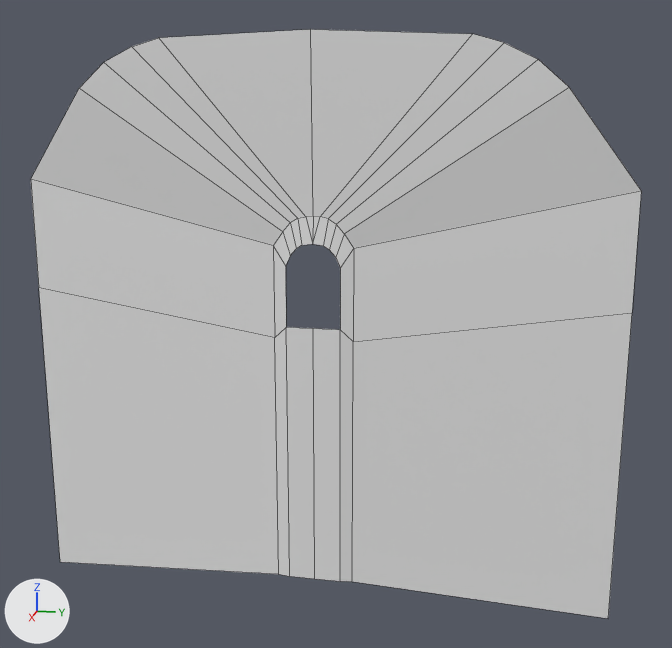
Two versions of the FBX model Assets/Davido/Chappel objs/Walls4back.fbx, one commit apart.
Rendered twice from a camera (50 mm lens) standing at (438.0, 99.0, 107.0) and looking at (-7.0, 10.0, -5.0). The axes (+X, +Y, +Z) are drawn at lower left. The lights are the same throughout. Mesh edges are drawn as thin lines.
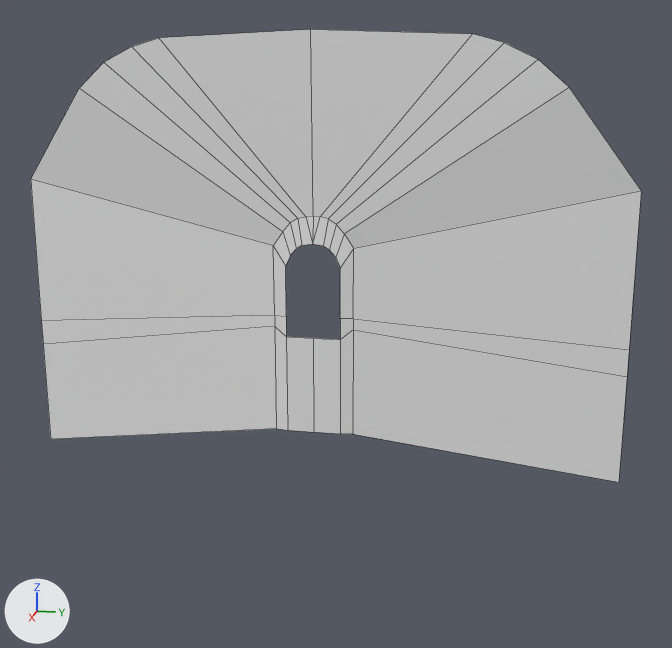
Location of each change, (x1, y1, x2, y2) in pixels of the pictures (672 x 648 px; the box of a moved part takes in the faces that stretch with it):
```json
{"object": "Plane.015", "change": "reshaped", "before": [31, 29, 641, 618], "after": [31, 29, 641, 482], "on screen": "23% shorter"}
{"part": 1, "of": "me_plane_014", "change": "moved or reshaped", "before": [39, 245, 635, 618], "after": [39, 245, 635, 482]}
```

The change, as JSON lines over the scene's bpy script:
```json
{"block": "me_plane_014", "where": "# used by ob_plane_015; location = (0.0, 0.0, 0.0)"}
{"op": "remove", "block": "me_plane_014", "code": "me_plane_014.from_pydata(...)  # 46 vertices, 30 faces; spans x -10.0..1.0, y -152.0..152.0, z -154.0..136.0"}
{"op": "add", "block": "me_plane_014", "code": "me_plane_014.from_pydata(...)  # 52 vertices, 34 faces; spans x -10.0..1.0, y -152.0..152.0, z -79.0..136.0"}
{"block": "me_plane_014", "change": "me_plane_014 part 1"}
{"block": "me_plane_014", "change": "10 vertices are removed from x -10.0..0.0, y -152.0..152.0, z -154.0..-6.0"}
{"block": "me_plane_014", "change": "8 faces are deleted"}
{"block": "me_plane_014", "change": "4 vertices move from x -10.0..-1.0, y -152.0..152.0, z -12.0..7.0 to x -10.0..-1.0, y -152.0..152.0, z -11.0..0.0"}
{"block": "me_plane_014", "change": "16 vertices are added at x -10.0..0.0, y -152.0..152.0, z -79.0..0.0"}
{"block": "me_plane_014", "change": "12 new faces join them"}
```
